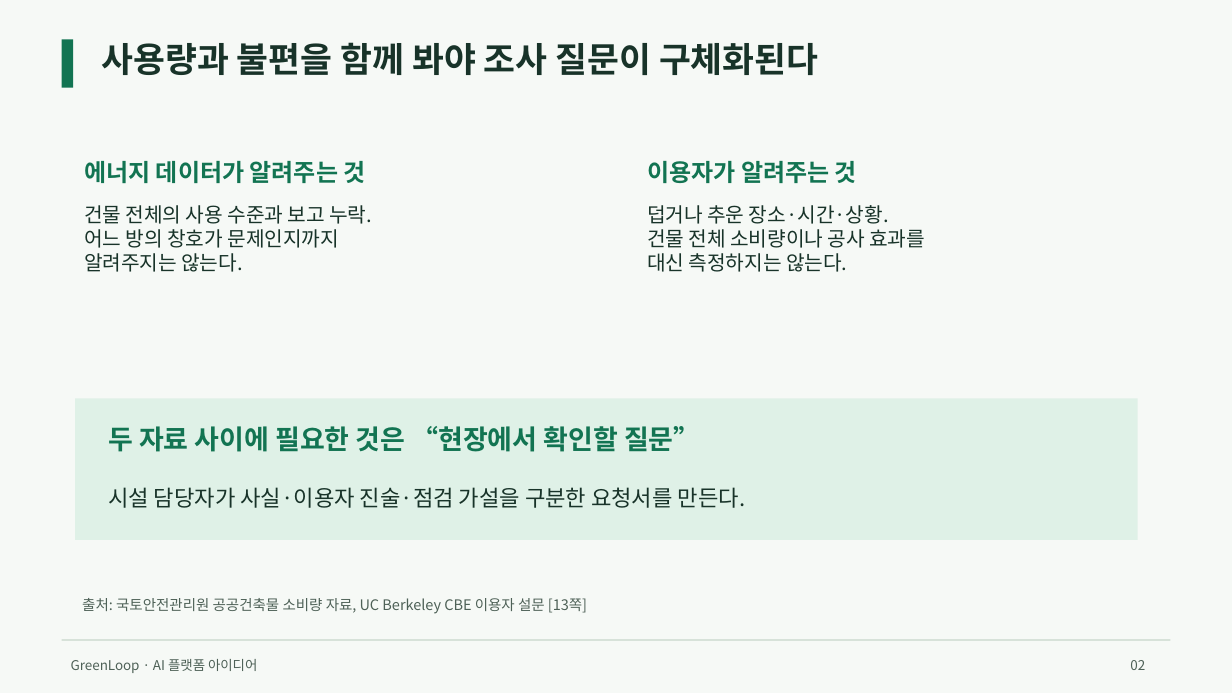
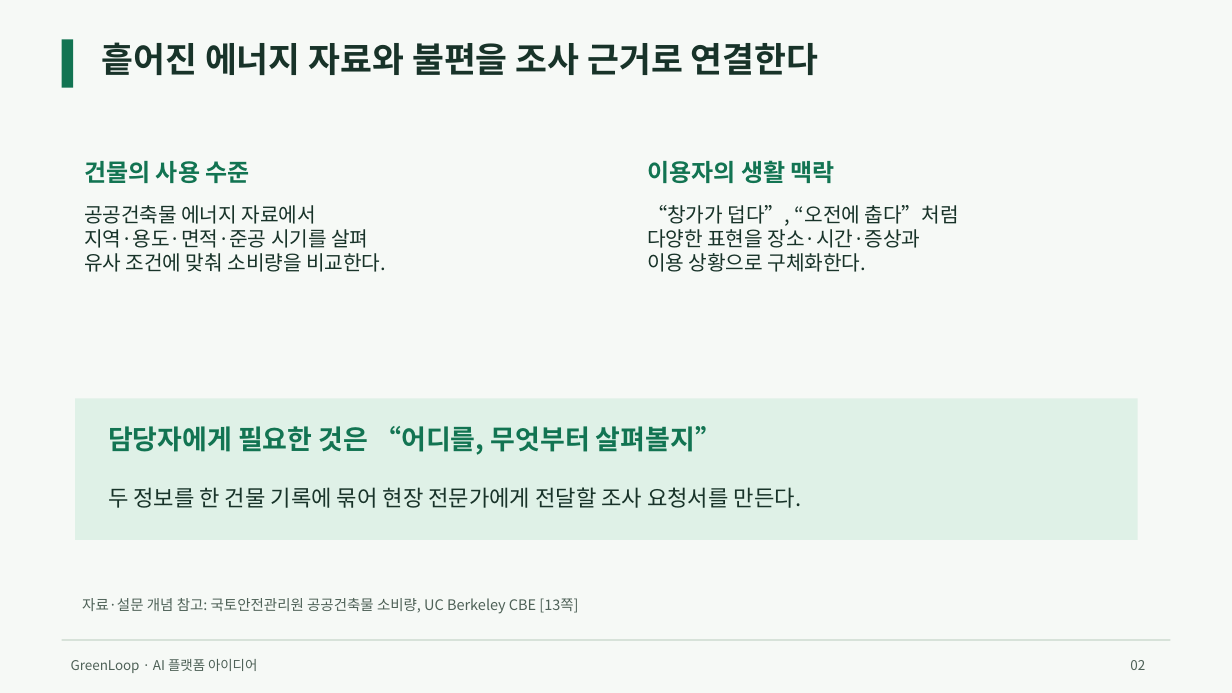
Before and after one commit to jeongiryang/green-remodeling-ai-2026, a slide deck: slide 2 of deliverables/final/GreenLoop_아이디어제안서.pptx. Drawn at 1232x693 pixels with LibreOffice and Linux fonts; fonts in the diff are those of the drawing. Boxes give left, top, right and bottom in pixels: in the first picture for what was removed or moved away, otherwise in the second. Text is boxed around its words. In the diff, an @@ line names an element or a change of style, - is before the commit and + after.

```diff
--- a/deliverables/final/GreenLoop_아이디어제안서.pptx
+++ b/deliverables/final/GreenLoop_아이디어제안서.pptx
@@ text at (101,42,819,75): text changed @@
-사용량과 불편을 함께 봐야 조사 질문이 구체화된다
+흩어진 에너지 자료와 불편을 조사 근거로 연결한다
@@ text at (84,161,250,183): text changed @@
-에너지 데이터가 알려주는 것
+건물의 사용 수준
@@ text at (647,160,835,183): text changed @@
-이용자가 알려주는 것
+이용자의 생활 맥락
@@ text at (84,205,386,272): text changed @@
-건물 전체의 사용 수준과 보고 누락.
-어느 방의 창호가 문제인지까지
-알려주지는 않는다.
+공공건축물 에너지 자료에서
+지역·용도·면적·준공 시기를 살펴
+유사 조건에 맞춰 소비량을 비교한다.
@@ text at (647,205,959,272): text changed @@
-덥거나 추운 장소·시간·상황.
-건물 전체 소비량이나 공사 효과를
-대신 측정하지는 않는다.
+“창가가 덥다”, “오전에 춥다”처럼
+다양한 표현을 장소·시간·증상과
+이용 상황으로 구체화한다.
@@ text at (108,426,722,455): text changed @@
-두 자료 사이에 필요한 것은 “현장에서 확인할 질문”
+담당자에게 필요한 것은 “어디를, 무엇부터 살펴볼지”
@@ text at (108,487,802,508): text changed @@
-시설 담당자가 사실·이용자 진술·점검 가설을 구분한 요청서를 만든다.
+두 정보를 한 건물 기록에 묶어 현장 전문가에게 전달할 조사 요청서를 만든다.
@@ text at (82,598,578,614): text changed @@
-출처: 국토안전관리원 공공건축물 소비량 자료, UC Berkeley CBE 이용자 설문 [13쪽]
+자료·설문 개념 참고: 국토안전관리원 공공건축물 소비량, UC Berkeley CBE [13쪽]
```
Also in this commit, not shown: 10 other slides changed, 1 slide added, 1 slide removed, 17 other files.
